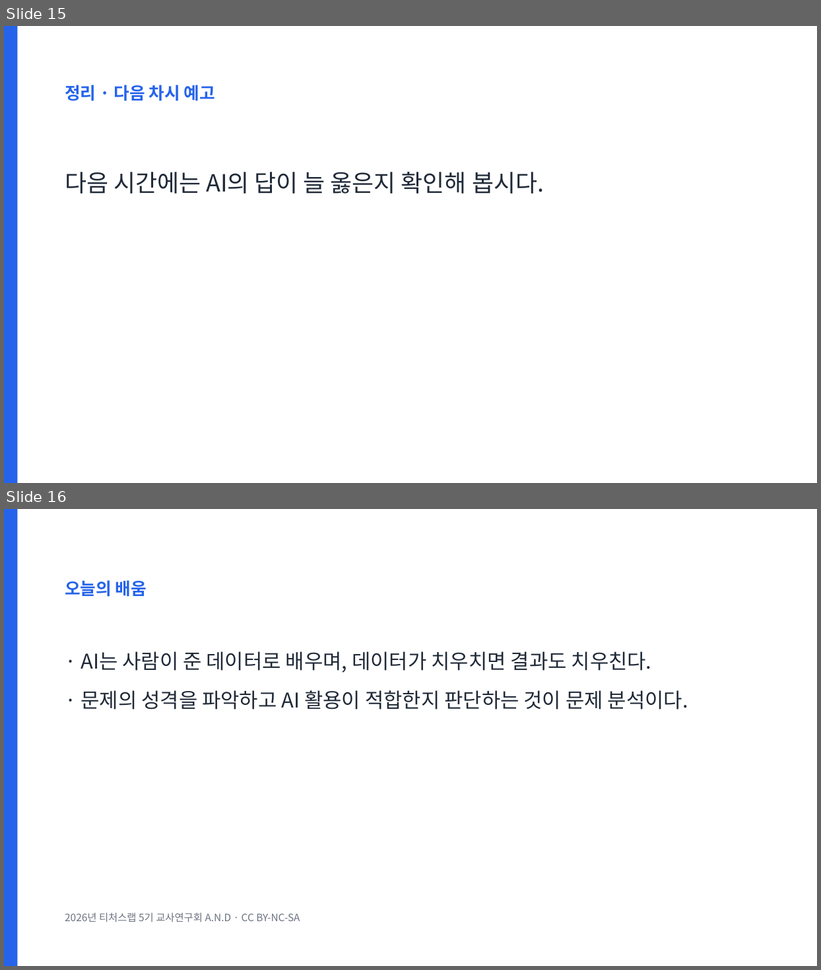
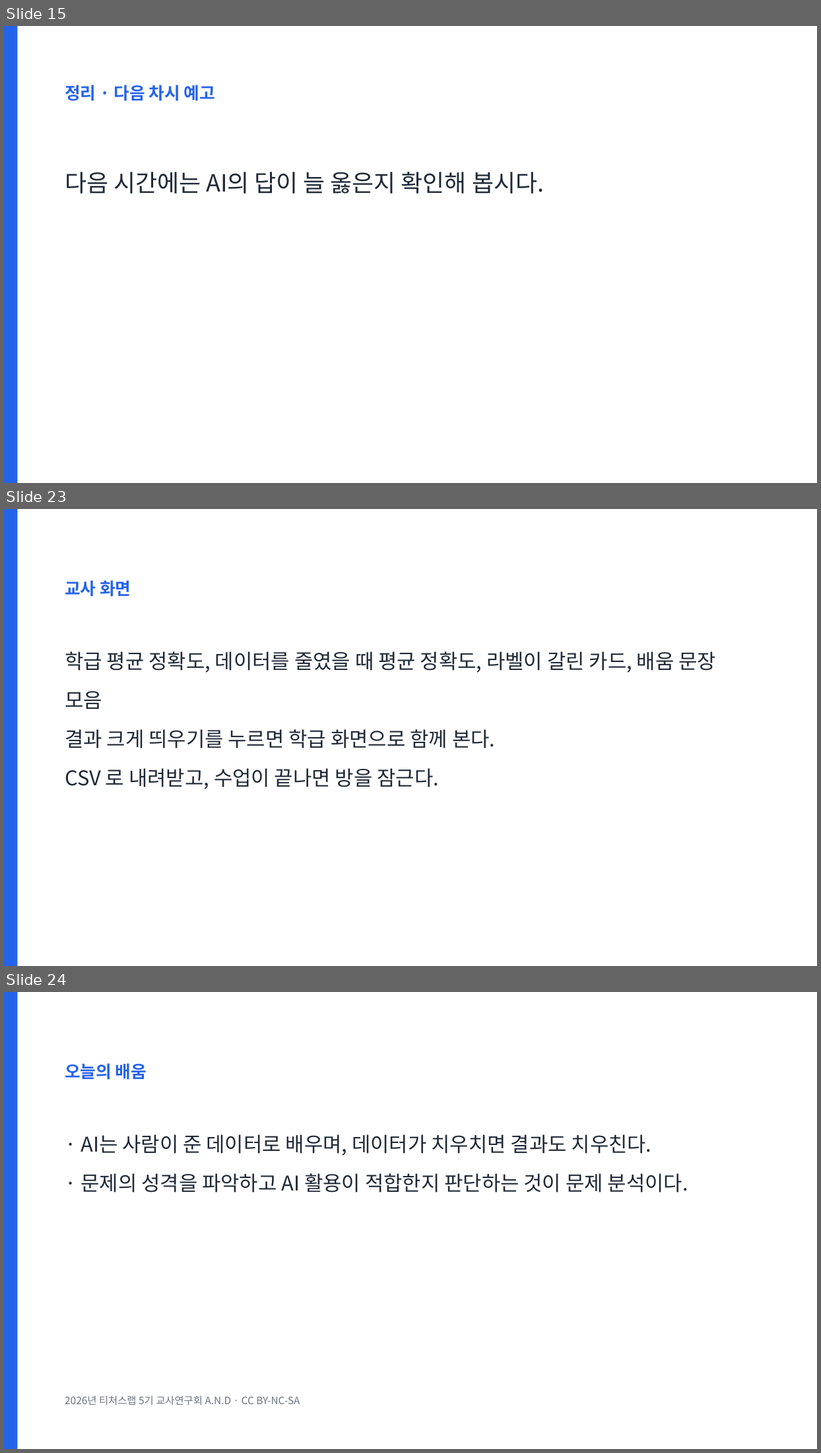
Before and after one commit to legoschool/wise-ai, a slide deck: files/WISE_L01_수업.pptx. Shown one above the other, each under a label of ours: slides 15 and 16 before the commit, slides 15, 23 and 24 after it; the slides between them are not shown. The pictures are 821x970 and 821x1453 pixels, drawn with LibreOffice and Linux fonts; fonts in the diff are those of the drawing. Boxes give left, top, right and bottom in pixels: in the first picture for what was removed or moved away, otherwise in the second. Text is boxed around its words. In the diff, an @@ line names an element or a change of style, - is before the commit and + after.

```diff
--- a/files/WISE_L01_수업.pptx
+++ b/files/WISE_L01_수업.pptx
@@ slide 23 added at [4,509,817,966], background #FFFFFF @@
@@ rectangle added at [4,509,17,966], fill #2563EB @@
@@ text added at [65,580,131,597], 20 pt, text #2563EB, bold @@
+교사 화면
@@ text added at [65,652,716,789], 24 pt, text #1F2937 @@
+학급 평균 정확도, 데이터를 줄였을 때 평균 정확도, 라벨이 갈린 카드, 배움 문장 모음
+결과 크게 띄우기를 누르면 학급 화면으로 함께 본다.
+CSV 로 내려받고, 수업이 끝나면 방을 잠근다.
@@ what was slide 16 is now slide 24 @@
```
Also in this commit, not shown: 7 other slides added, 35 other files.
